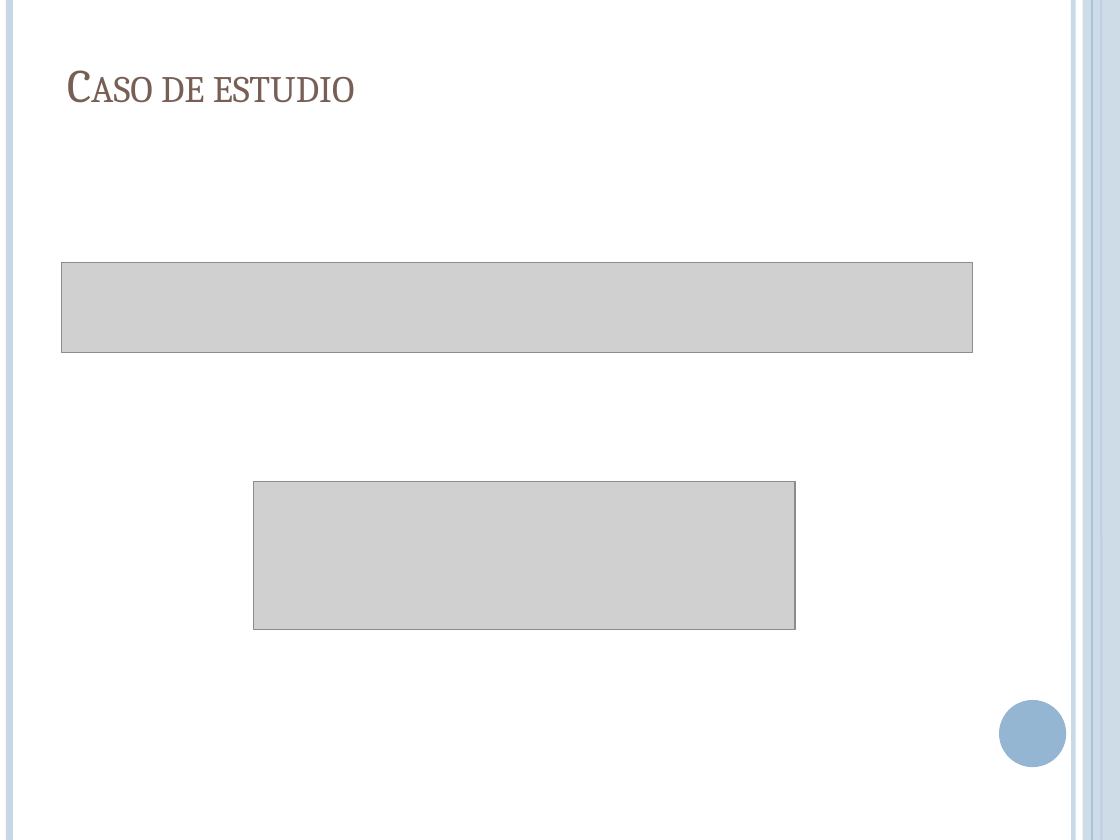
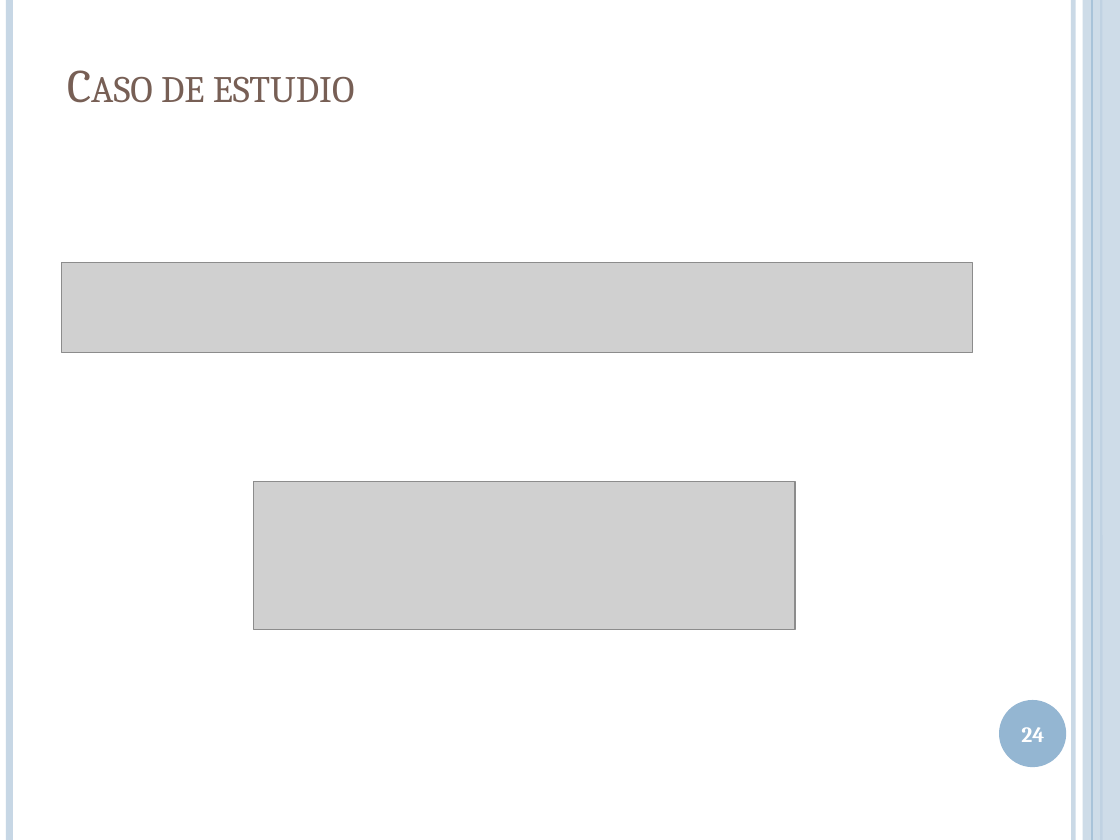
Before and after one commit to lcpaso1/integracion-gis-pge, a slide deck: slide 24 of Presentacion.pptx (slide 23 before the commit). Drawn at 1120x840 pixels with LibreOffice and Linux fonts; fonts in the diff are those of the drawing; grey boxes stand for pictures. Boxes give left, top, right and bottom in pixels: in the first picture for what was removed or moved away, otherwise in the second. Text is boxed around its words. In the diff, an @@ line names an element or a change of style, - is before the commit and + after.

```diff
--- a/Presentacion.pptx
+++ b/Presentacion.pptx
@@ page number added at <box>1021,727,1044,742</box>, 14 pt, text #FFFFFF, bold @@
+24
```
Also in this commit, not shown: 24 other slides changed, 5 slides added, 4 slides removed.
